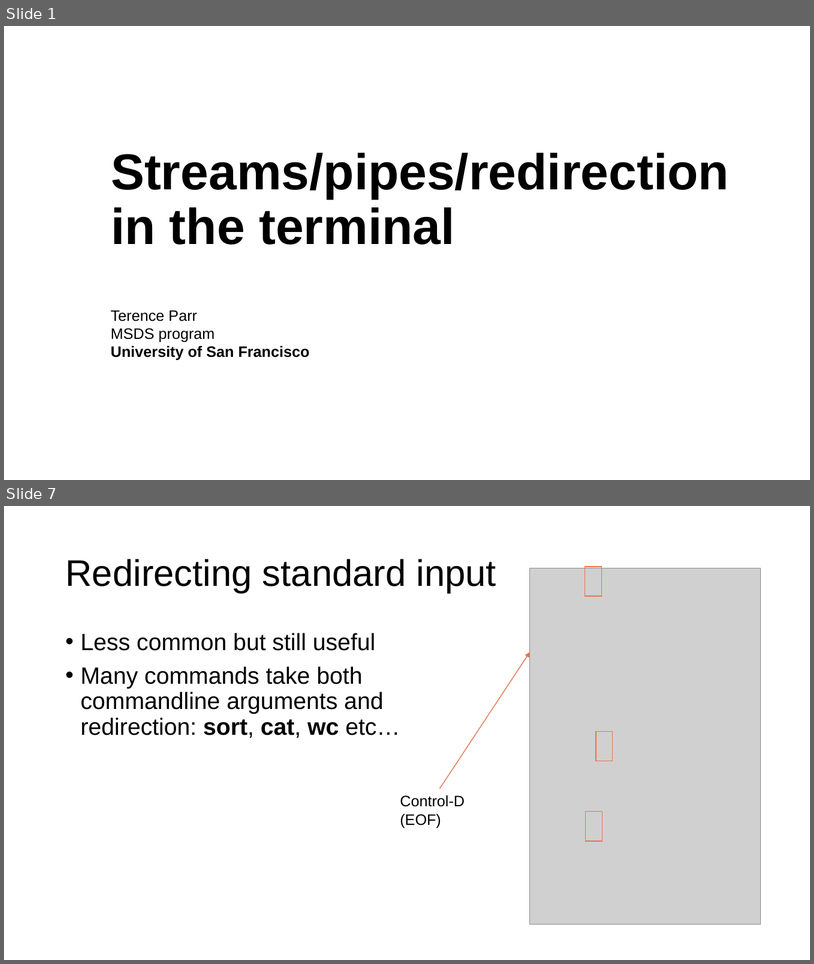
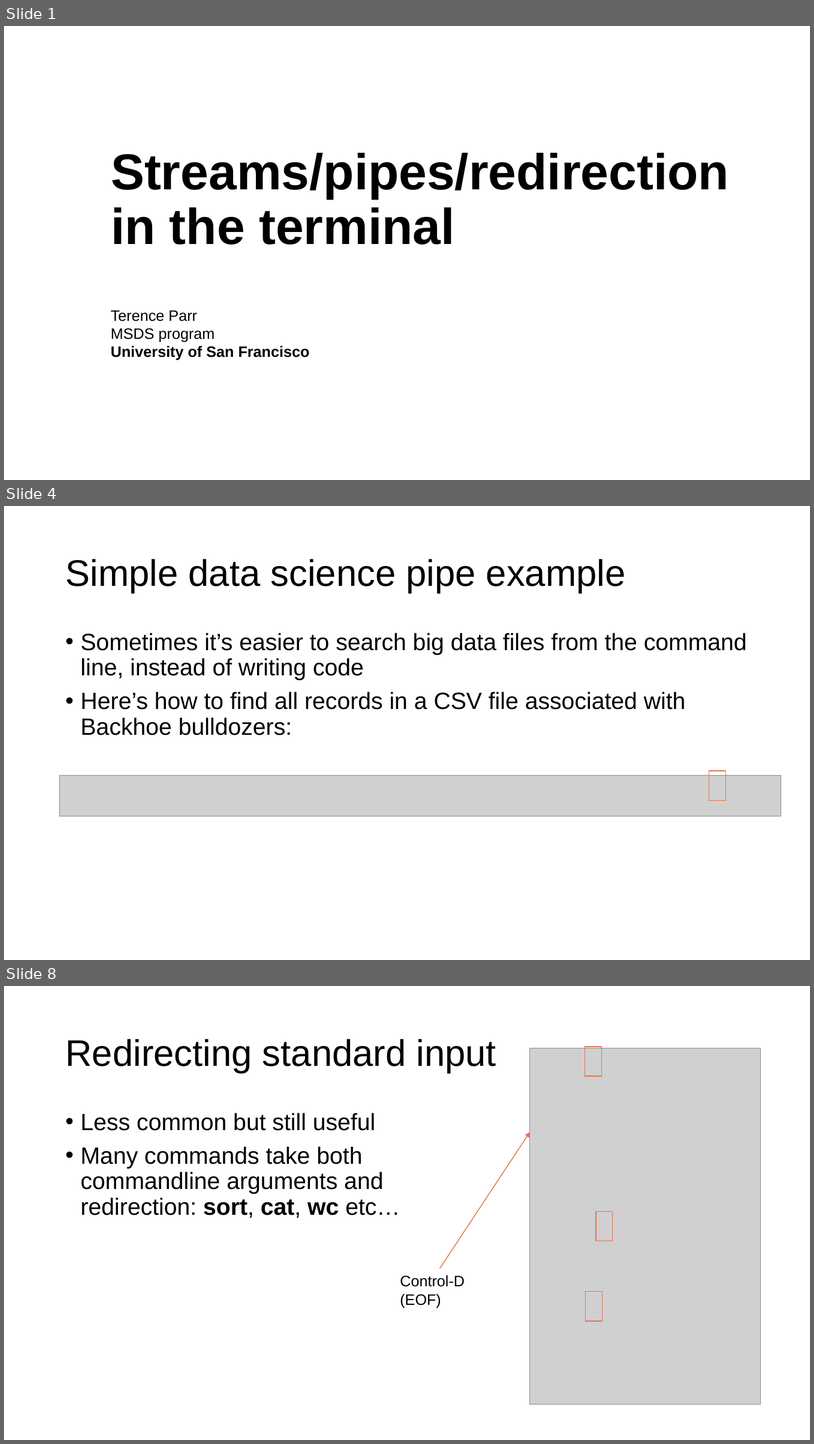
Before and after one commit to parrt/msds692, a slide deck: notes/streams.pptx. Shown one above the other, each under a label of ours: slides 1 and 7 before the commit, slides 1, 4 and 8 after it; the slides between them are not shown. The pictures are 814x964 and 814x1444 pixels, drawn with LibreOffice and Linux fonts; fonts in the diff are those of the drawing; grey boxes stand for pictures; background and template pictures are left out. Boxes give left, top, right and bottom in pixels: in the first picture for what was removed or moved away, otherwise in the second. Text is boxed around its words. In the diff, an @@ line names an element or a change of style, - is before the commit and + after.

```diff
--- a/notes/streams.pptx
+++ b/notes/streams.pptx
@@ slide 4 added at bbox=[4, 506, 810, 960], background #FFFFFF @@
@@ title added at bbox=[65, 559, 626, 593], 44 pt, text #000000 @@
+Simple data science pipe example
@@ text added at bbox=[81, 633, 747, 735], 28 pt, text #000000 @@
+• Sometimes it’s easier to search big data files from the command line, instead of writing code
+• Here’s how to find all records in a CSV file associated with Backhoe bulldozers:
@@ picture added at bbox=[60, 775, 782, 816] @@
@@ rectangle added at bbox=[710, 771, 726, 801], outline #E4754F 1 pt @@
@@ what was slide 7 is now slide 8 @@
```
Also in this commit, not shown: 5 slides changed, 1 other slide added, 1 slide removed, 2 other files.
